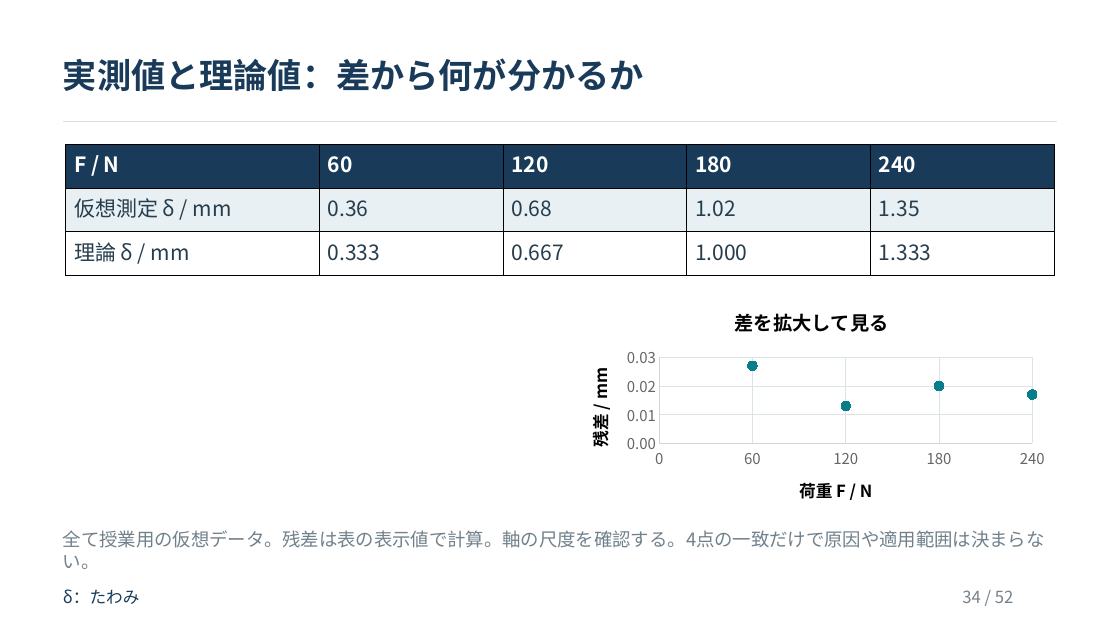
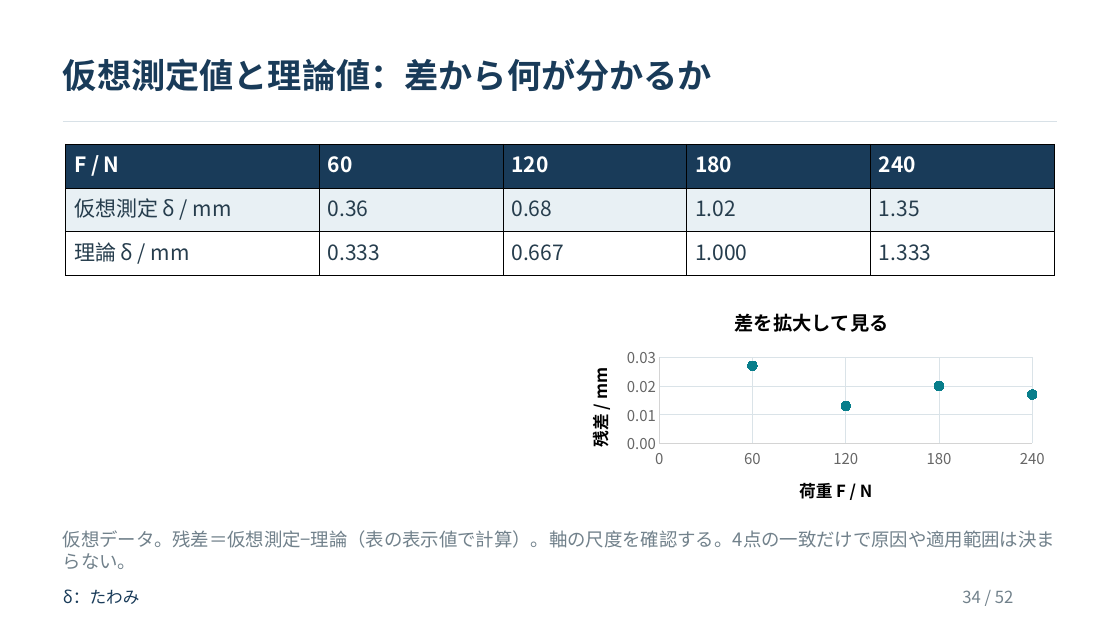
Before and after one commit to zooc-14calbp/industrial-materials-course, a slide deck: slide 34 of 学生用/第04回/04_授業スライド.pptx. Drawn at 1120x630 pixels with LibreOffice and Linux fonts; fonts in the diff are those of the drawing. Boxes give left, top, right and bottom in pixels: in the first picture for what was removed or moved away, otherwise in the second. Text is boxed around its words. In the diff, an @@ line names an element or a change of style, - is before the commit and + after.

```diff
--- a/学生用/第04回/04_授業スライド.pptx
+++ b/学生用/第04回/04_授業スライド.pptx
@@ text at (63, 58, 712, 91): text changed @@
-実測値と理論値：差から何が分かるか
+仮想測定値と理論値：差から何が分かるか
@@ text at (63, 530, 1055, 569): text changed @@
-全て授業用の仮想データ。残差は表の表示値で計算。軸の尺度を確認する。4点の一致だけで原因や適用範囲は決まらない。
+仮想データ。残差＝仮想測定−理論（表の表示値で計算）。軸の尺度を確認する。4点の一致だけで原因や適用範囲は決まらない。
```
Also in this commit, not shown: 2 other slides changed, 9 other files.
